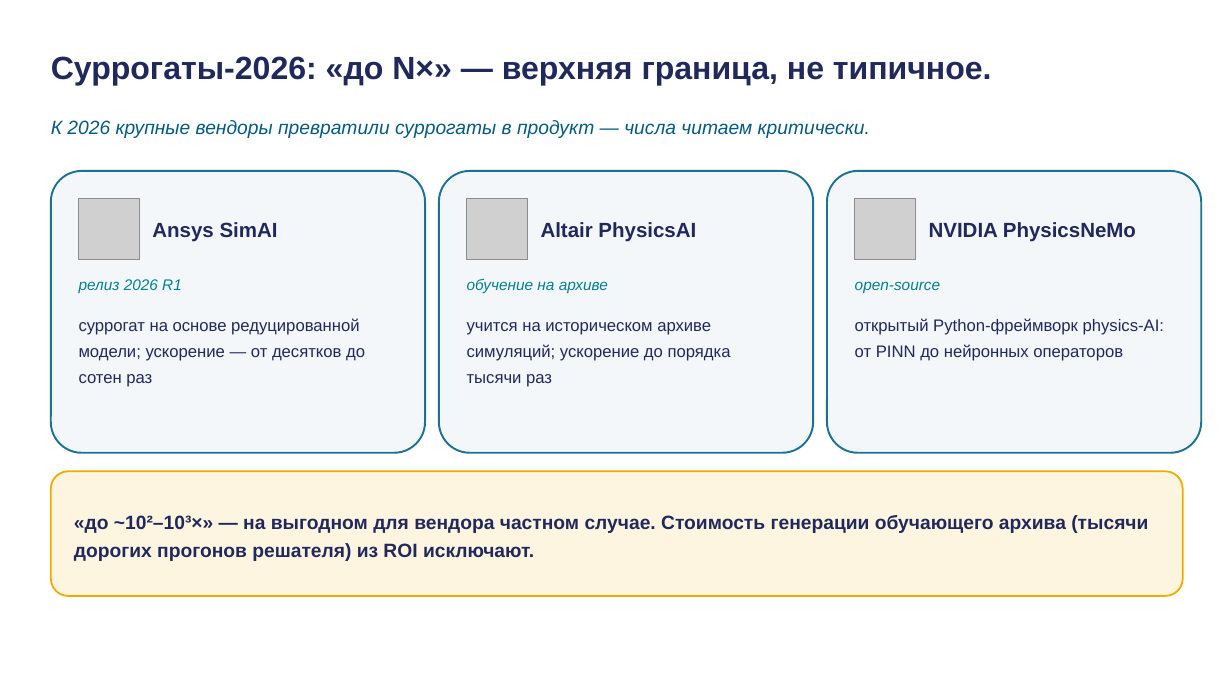
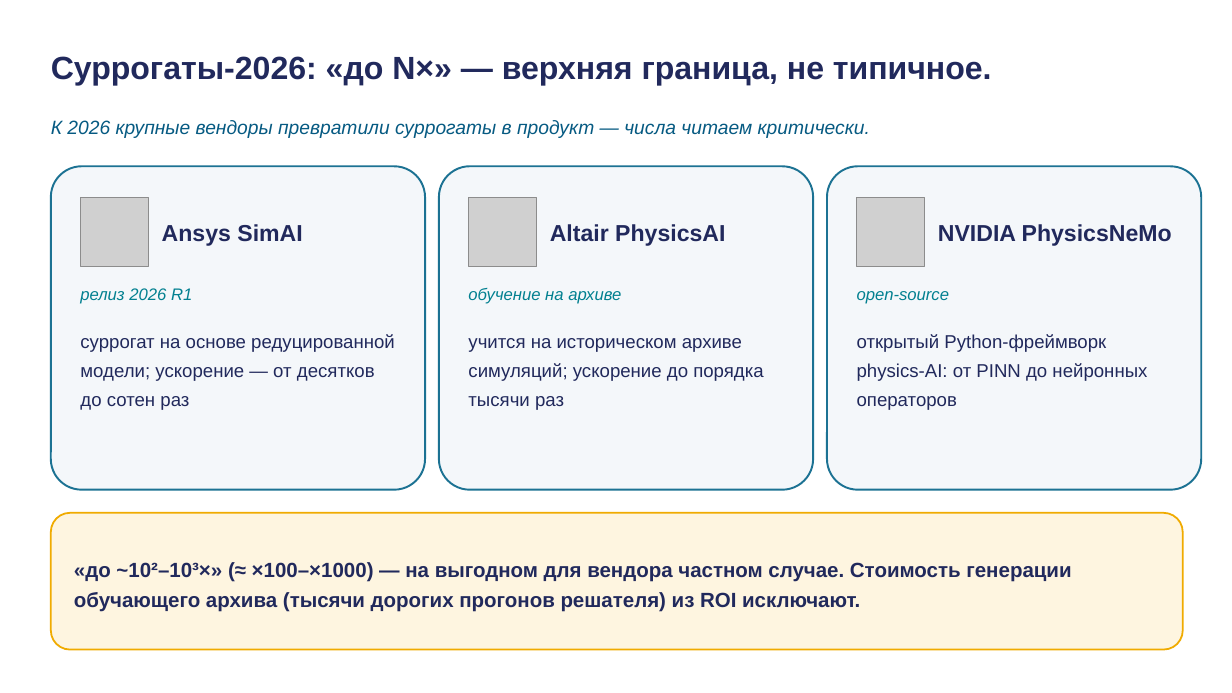
Before and after one commit to tellina-study/AI-usage-lessons, a slide deck: slide 17 of library/lectures/lec-06/rendered/lec-06.pptx. Drawn at 1232x693 pixels with LibreOffice and Linux fonts; fonts in the diff are those of the drawing; grey boxes stand for pictures. Boxes give left, top, right and bottom in pixels: in the first picture for what was removed or moved away, otherwise in the second. Text is boxed around its words. In the diff, an @@ line names an element or a change of style, - is before the commit and + after.

```diff
--- a/library/lectures/lec-06/rendered/lec-06.pptx
+++ b/library/lectures/lec-06/rendered/lec-06.pptx
@@ rounded rectangle resized from (x1=51, y1=171, x2=425, y2=453) to (x1=51, y1=166, x2=425, y2=490) @@
@@ rounded rectangle resized from (x1=439, y1=171, x2=813, y2=453) to (x1=439, y1=166, x2=813, y2=490) @@
@@ proportions changed in 3 elements at (x1=51, y1=166, x2=425, y2=490), (x1=439, y1=166, x2=813, y2=490), (x1=827, y1=166, x2=1202, y2=490) @@
@@ rounded rectangle resized from (x1=827, y1=171, x2=1202, y2=453) to (x1=827, y1=166, x2=1202, y2=490) @@
@@ picture resized from (x1=79, y1=199, x2=140, y2=260) to (x1=80, y1=198, x2=149, y2=266) @@
@@ text "Ansys SimAI" moved from (x1=152, y1=222, x2=278, y2=242) to (x1=162, y1=224, x2=302, y2=246) @@
@@ picture resized from (x1=467, y1=199, x2=528, y2=260) to (x1=469, y1=198, x2=537, y2=266) @@
@@ size 16 to 18 pt in 3 elements at (x1=938, y1=224, x2=1172, y2=246), (x1=162, y1=224, x2=302, y2=246), (x1=550, y1=224, x2=725, y2=246) @@
@@ text "Altair PhysicsAI" moved from (x1=541, y1=222, x2=696, y2=242) to (x1=550, y1=224, x2=725, y2=246) @@
@@ picture resized from (x1=855, y1=199, x2=916, y2=260) to (x1=857, y1=198, x2=925, y2=266) @@
@@ text "NVIDIA PhysicsNeMo" moved from (x1=929, y1=222, x2=1136, y2=242) to (x1=938, y1=224, x2=1172, y2=246) @@
@@ text "релиз 2026 R1" moved from (x1=79, y1=279, x2=182, y2=293) to (x1=80, y1=288, x2=192, y2=304) @@
@@ text "обучение на архиве" moved from (x1=467, y1=278, x2=608, y2=294) to (x1=468, y1=288, x2=621, y2=304) @@
@@ size 12 to 13 pt in 3 elements at (x1=80, y1=288, x2=192, y2=304), (x1=468, y1=288, x2=621, y2=304), (x1=857, y1=291, x2=950, y2=304) @@
@@ text "open-source" moved from (x1=855, y1=281, x2=940, y2=294) to (x1=857, y1=291, x2=950, y2=304) @@
@@ text "суррогат на основе редуцированной модели; ..." moved from (x1=79, y1=318, x2=365, y2=387) to (x1=80, y1=334, x2=395, y2=410) @@
@@ text "учится на историческом архиве симуляций; ..." moved from (x1=467, y1=322, x2=731, y2=387) to (x1=468, y1=338, x2=763, y2=410) @@
@@ size 13 to 14.5 pt; line spacing 1.28 to 1.3 in 3 elements at (x1=80, y1=334, x2=395, y2=410), (x1=468, y1=338, x2=763, y2=410), (x1=857, y1=334, x2=1147, y2=410) @@
@@ text "открытый Python-фреймворк physics-AI: от PINN ..." moved from (x1=855, y1=318, x2=1164, y2=361) to (x1=857, y1=334, x2=1147, y2=410) @@
@@ rounded rectangle resized from (x1=51, y1=471, x2=1183, y2=596) to (x1=51, y1=513, x2=1183, y2=650) @@
@@ text at (x1=74, y1=562, x2=1071, y2=611): text changed; size 15 to 16 pt @@
-«до ~10²–10³×» — на выгодном для вендора частном случае. Стоимость генерации обучающего архива (тысячи дорогих прогонов решателя) из ROI исключают.
+«до ~10²–10³×» (≈ ×100–×1000) — на выгодном для вендора частном случае. Стоимость генерации обучающего архива (тысячи дорогих прогонов решателя) из ROI исключают.
```
Also in this commit, not shown: 29 other slides changed, 8 other files.
